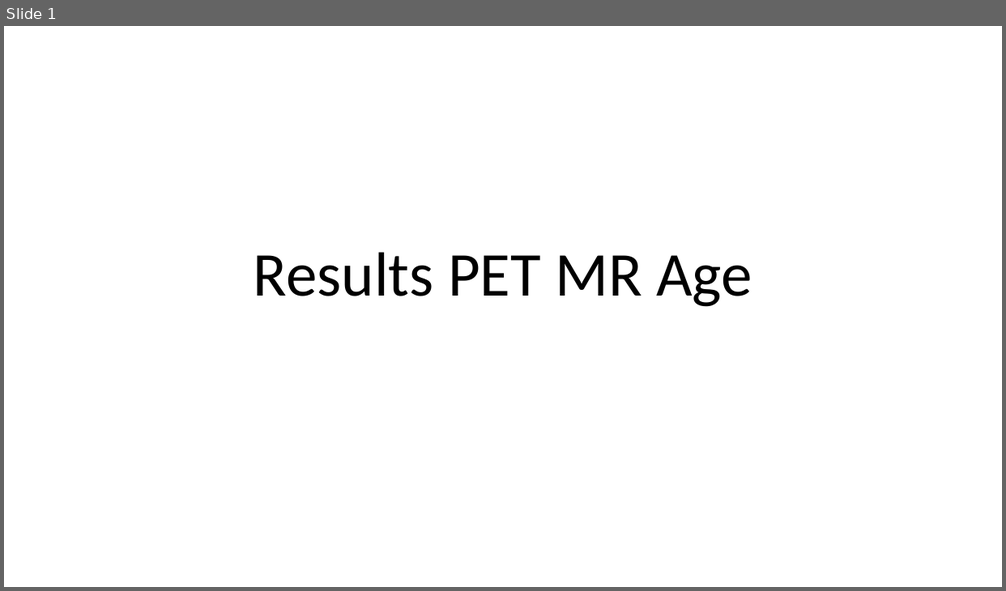
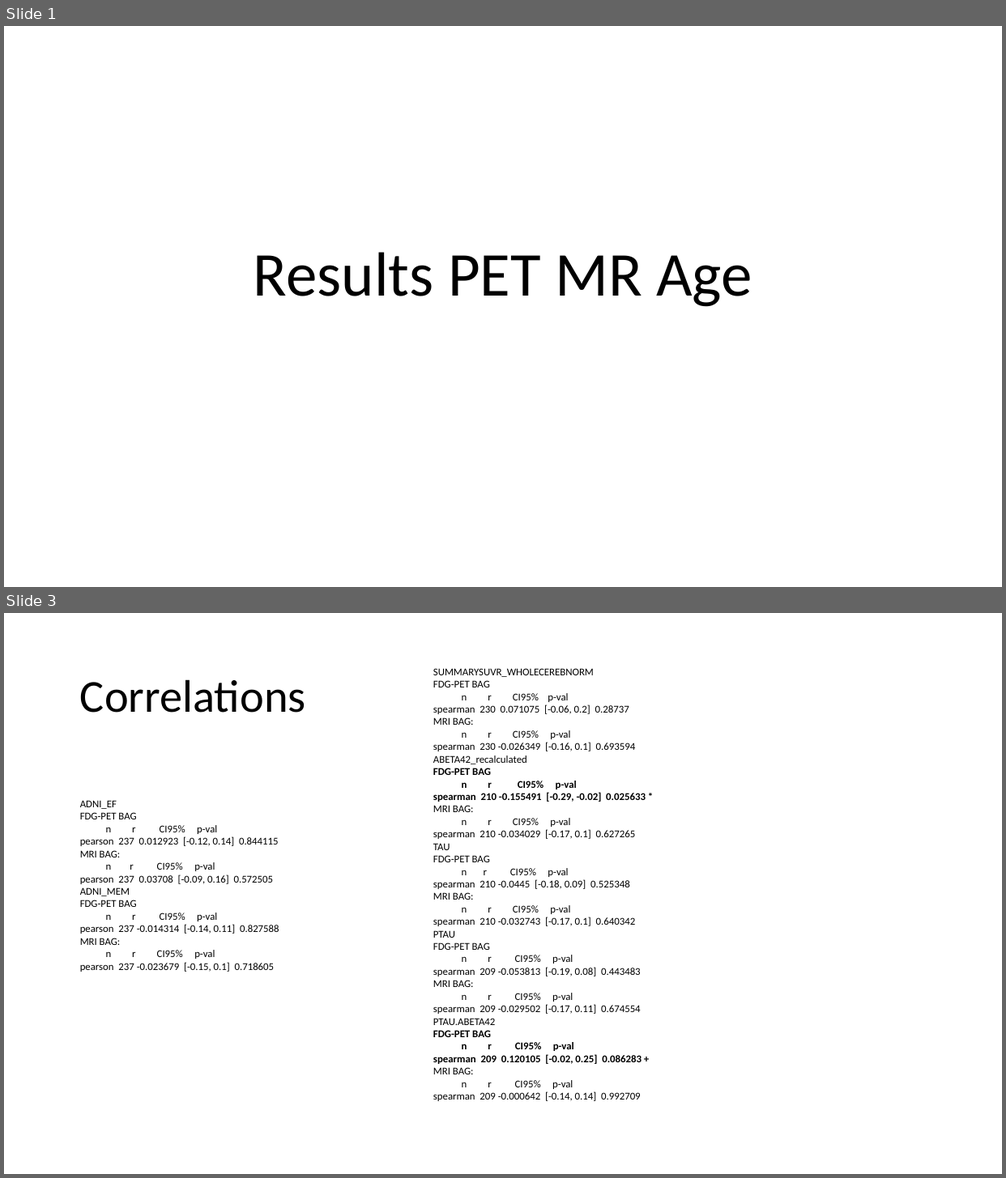
Before and after one commit to elenadoe/Brain_Age_PET_MRI, a slide deck: results/Results PET MR Age.pptx. Shown one above the other, each under a label of ours: slide 1 before the commit, slides 1 and 3 after it; the slides between them are not shown. The pictures are 1006x591 and 1006x1178 pixels, drawn with LibreOffice and Linux fonts; fonts in the diff are those of the drawing. Boxes give left, top, right and bottom in pixels: in the first picture for what was removed or moved away, otherwise in the second. Text is boxed around its words. In the diff, an @@ line names an element or a change of style, - is before the commit and + after.

```diff
--- a/results/Results PET MR Age.pptx
+++ b/results/Results PET MR Age.pptx
@@ slide 3 added at (4,613,1002,1174), background #FFFFFF @@
@@ title added at (80,679,306,713), 44 pt, text #000000 @@
+Correlations
@@ text added at (433,668,646,1101), 10 pt, text #000000 @@
+SUMMARYSUVR_WHOLECEREBNORM
+FDG-PET BAG
+n r CI95% p-val
+spearman 230 0.071075 [-0.06, 0.2] 0.28737
+MRI BAG:
+n r CI95% p-val
+spearman 230 -0.026349 [-0.16, 0.1] 0.693594
+ABETA42_recalculated
+FDG-PET BAG
+n r CI95% p-val
+spearman 210 -0.155491 [-0.29, -0.02] 0.025633 *
+MRI BAG:
+n r CI95% p-val
+spearman 210 -0.034029 [-0.17, 0.1] 0.627265
+TAU
+FDG-PET BAG
+n r CI95% p-val
+spearman 210 -0.0445 [-0.18, 0.09] 0.525348
+MRI BAG:
+n r CI95% p-val
+spearman 210 -0.032743 [-0.17, 0.1] 0.640342
+PTAU
+FDG-PET BAG
+n r CI95% p-val
+spearman 209 -0.053813 [-0.19, 0.08] 0.443483
+MRI BAG:
+n r CI95% p-val
+spearman 209 -0.029502 [-0.17, 0.11] 0.674554
+PTAU.ABETA42
+FDG-PET BAG
+n r CI95% p-val
+spearman 209 0.120105 [-0.02, 0.25] 0.086283 +
+MRI BAG:
+n r CI95% p-val
+spearman 209 -0.000642 [-0.14, 0.14] 0.992709
@@ text added at (80,800,279,972), 10 pt, text #000000 @@
+ADNI_EF
+FDG-PET BAG
+n r CI95% p-val
+pearson 237 0.012923 [-0.12, 0.14] 0.844115
+MRI BAG:
+n r CI95% p-val
+pearson 237 0.03708 [-0.09, 0.16] 0.572505
+ADNI_MEM
+FDG-PET BAG
+n r CI95% p-val
+pearson 237 -0.014314 [-0.14, 0.11] 0.827588
+MRI BAG:
+n r CI95% p-val
+pearson 237 -0.023679 [-0.15, 0.1] 0.718605
```
Also in this commit, not shown: 3 slides changed, 8 other slides added, 23 slides removed.
